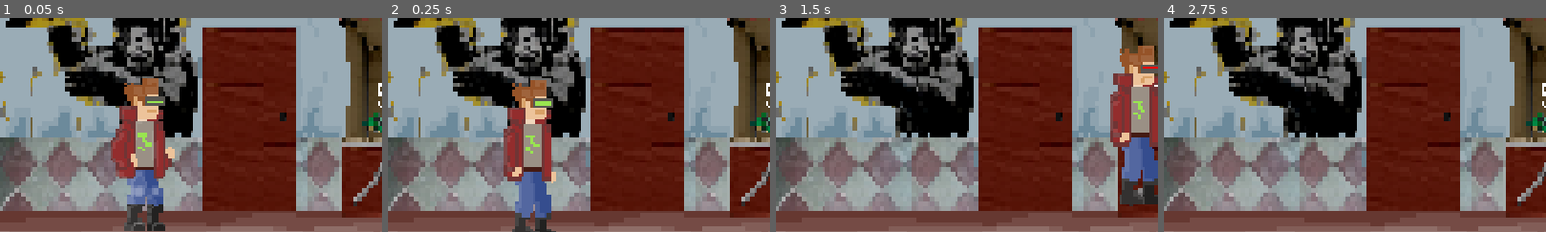
Above: before the commit, frames 1-4 (left to right).
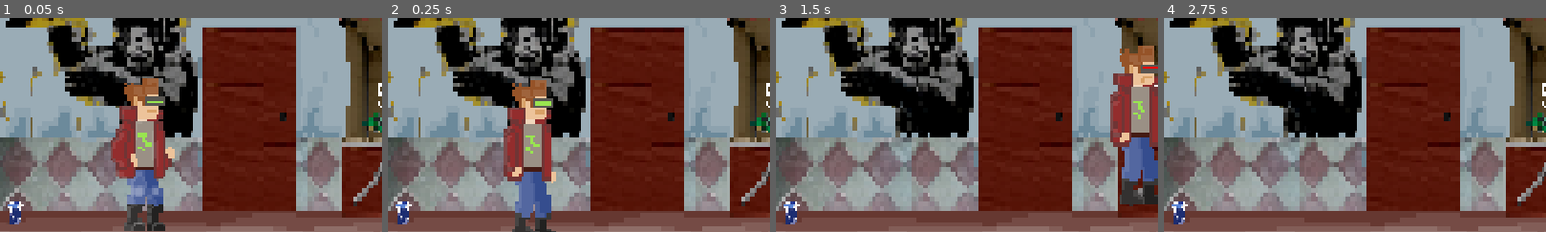
Above: after the commit, the same moments.

Repository: NetoCZ/Metro
Game: Godot game, scene res://Scenes/Shop.tscn
Same seed, same stepped clock (60 frames per second), same inputs: the game is played once before the commit and once after it. This scene is started directly instead of the project's main scene.
Inputs:
- Up to frame 1 (0.05 s): no input
- Up to frame 2 (0.25 s): no input
- Up to frame 3 (1.5 s): hold F (attack) 0.53-1.28 s; hold D (move_right) from 0.53 s (still down); tap Space (move_jump) at 0.77 s; tap P (hurt) at 1.35 s
- Up to frame 4 (2.75 s): tap Space (move_jump) at 1.52 s; release D (move_right) at 2.03 s; hold A (move_left) from 2.03 s (still down); hold E (interruct) from 2.03 s (still down)
The pictures show only the part of the screen within x 2-52%, y 44-94%; the shares and areas given below are measured in that part.

The runs differ from the first frame. In frame 1, 0.3% of the frame differs, in the area x 2-7%, y 85-97%; in frame 2, 0.3%; in frame 3, 0.3%; in frame 4, 0.3%.

Commit message:
sex s ugurty

Diff:
--- /dev/null
+++ b/Scenes/Jogurt/Jogurt.gd
@@ -0,0 +1,18 @@
+extends Area2D
+
+@export var heal_amount: int = 5
+@onready var jogurt = $jogurt
+
+
+func _ready():
+	body_entered.connect(_on_body_entered)
+
+
+func _on_body_entered(body):
+	if body.is_in_group("playerTarget") and body.has_method("heal"):
+		body.heal(heal_amount)
+		jogurt.play()
+		$Sprite2D.hide()
+		$CollisionShape2D.set_deferred("disabled", true)
+		await jogurt.finished
+		queue_free()
--- /dev/null
+++ b/Scenes/Jogurt/Jogurt.tscn
@@ -0,0 +1,24 @@
+[gd_scene format=3 uid="uid://ch0edeqi5o4vm"]
+
+[ext_resource type="Script" uid="uid://ccwxwi1mopmpv" path="res://Scenes/Jogurt/Jogurt.gd" id="1_s8302"]
+[ext_resource type="Texture2D" uid="uid://c1bahdfwwexns" path="res://Scenes/Jogurt/UgurtHeal.png" id="2_3mwas"]
+[ext_resource type="AudioStream" uid="uid://bx4suf7evd0kr" path="res://Scenes/Jogurt/ugurtyyyy_55R4OF1z.mp3" id="3_3mwas"]
+
+[sub_resource type="RectangleShape2D" id="RectangleShape2D_b4qop"]
+size = Vector2(24.5, 33.75)
+
+[node name="Jogurt" type="Area2D" unique_id=1176843348]
+script = ExtResource("1_s8302")
+
+[node name="Sprite2D" type="Sprite2D" parent="." unique_id=1889523665]
+position = Vector2(45.499996, 30.000008)
+scale = Vector2(0.062000006, 0.06399995)
+texture = ExtResource("2_3mwas")
+
+[node name="CollisionShape2D" type="CollisionShape2D" parent="." unique_id=1301535604]
+position = Vector2(44.75, 31.125)
+shape = SubResource("RectangleShape2D_b4qop")
+
+[node name="jogurt" type="AudioStreamPlayer" parent="." unique_id=564725980]
+stream = ExtResource("3_3mwas")
+volume_db = -6.679
--- a/Scenes/Player/playerMovement.gd
+++ b/Scenes/Player/playerMovement.gd
@@ -174,3 +174,10 @@
 		attack()
 	if event.is_action_pressed("hurt"):
 		take_damage(10)
+
+func heal(amount: int) -> void:
+	if is_dead:
+		return
+	current_hp = min(current_hp + amount, max_hp)
+	hp_changed.emit(current_hp, max_hp)
+	GameState.set_hp(current_hp, max_hp)
--- a/Scenes/Shop.tscn
+++ b/Scenes/Shop.tscn
@@ -13,6 +13,7 @@
 [ext_resource type="Script" uid="uid://ca5515pmat1ck" path="res://Scenes/scriptLib/E_sceneChange.tscn.gd" id="8_2aaoe"]
 [ext_resource type="Resource" uid="uid://034jg6203s7w" path="res://Scenes/Weapons/Items/Bottle.tres" id="9_r8bg4"]
 [ext_resource type="Script" uid="uid://co1ftdw5m5ulr" path="res://Scenes/shopHeal.gd" id="10_m1c0q"]
+[ext_resource type="PackedScene" uid="uid://ch0edeqi5o4vm" path="res://Scenes/Jogurt/Jogurt.tscn" id="14_dael7"]
 
 [sub_resource type="RectangleShape2D" id="RectangleShape2D_tvscu"]
 size = Vector2(1101, 8.139187)
@@ -152,3 +153,6 @@
 [node name="CollisionShape2D" type="CollisionShape2D" parent="backMain" unique_id=1701480821 groups=["player"]]
 position = Vector2(1, 488.5)
 shape = SubResource("RectangleShape2D_ct2yw")
+
+[node name="Jogurt" parent="." unique_id=1176843348 instance=ExtResource("14_dael7")]
+position = Vector2(-317, 58)
--- a/Scenes/metro_main.tscn
+++ b/Scenes/metro_main.tscn
@@ -15,6 +15,7 @@
 [ext_resource type="Texture2D" uid="uid://dadxha13xfyod" path="res://Assets/mull2.png" id="10_18qhk"]
 [ext_resource type="Texture2D" uid="uid://cybv1kioftaw5" path="res://Assets/talkButton.png" id="10_y5s03"]
 [ext_resource type="Script" uid="uid://dpple05dleisc" path="res://Scenes/questgiver.gd" id="11_7mde6"]
+[ext_resource type="PackedScene" uid="uid://ch0edeqi5o4vm" path="res://Scenes/Jogurt/Jogurt.tscn" id="16_6qt00"]
 
 [sub_resource type="RectangleShape2D" id="RectangleShape2D_tvscu"]
 size = Vector2(2399.5, 11)
@@ -192,3 +193,6 @@
 position = Vector2(554, -70.00001)
 scale = Vector2(1.63, 1.78)
 texture = ExtResource("10_y5s03")
+
+[node name="Jogurt" parent="." unique_id=1176843348 instance=ExtResource("16_6qt00")]
+position = Vector2(1442, 54)
Binary file added: Assets/UgurtHeal.png
Not shown, added: Assets/UgurtHeal.png.import
Binary file added: Scenes/Enemy/UgurtHeal.png
Not shown, added: Scenes/Enemy/UgurtHeal.png.import
Not shown, added: Scenes/Jogurt/Jogurt.gd.uid
Binary file added: Scenes/Jogurt/UgurtHeal.png
Not shown, added: Scenes/Jogurt/UgurtHeal.png.import
Not shown, added: Scenes/Jogurt/ugurtyyyy_55R4OF1z.mp3.import
Not shown, added: Scenes/Jogurt/ugurtyyyy_55R4OF1z.mp3
